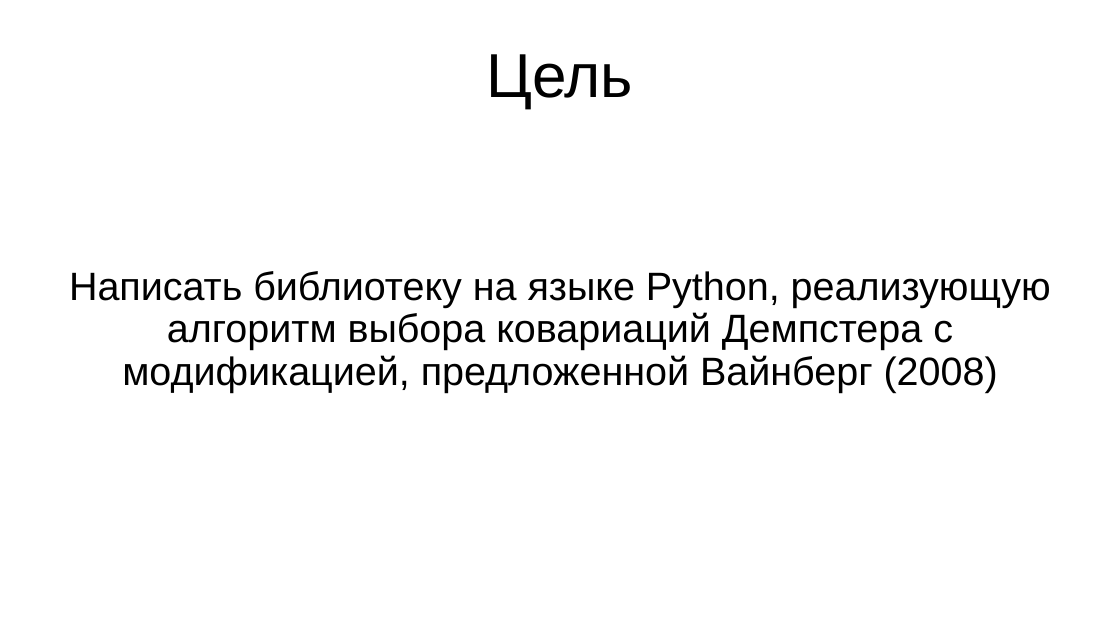
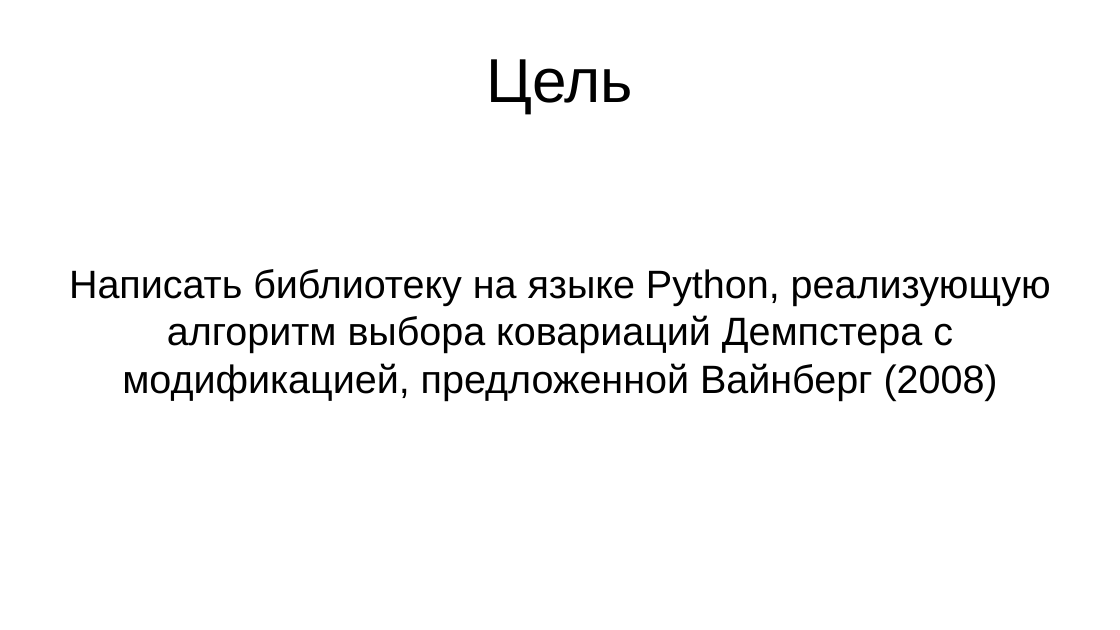
Before and after one commit to Apollon76/dempster_algorithm, a slide deck: slide 2 of Презентация.pptx. Drawn at 1120x630 pixels with LibreOffice and Linux fonts; fonts in the diff are those of the drawing. Boxes give left, top, right and bottom in pixels: in the first picture for what was removed or moved away, otherwise in the second. Text is boxed around its words. In the diff, an @@ line names an element or a change of style, - is before the commit and + after.

```diff
--- a/Презентация.pptx
+++ b/Презентация.pptx
@@ text "Цель" at (x1=486, y1=59, x2=633, y2=113): line spacing 0.9 to 1 @@
@@ text "Написать библиотеку на языке Python, ..." at (x1=69, y1=269, x2=1051, y2=401): line spacing 0.9 to 1; less space between paragraphs @@
```
Also in this commit, not shown: 3 other slides changed, 1 slide added, 3 slides removed.
